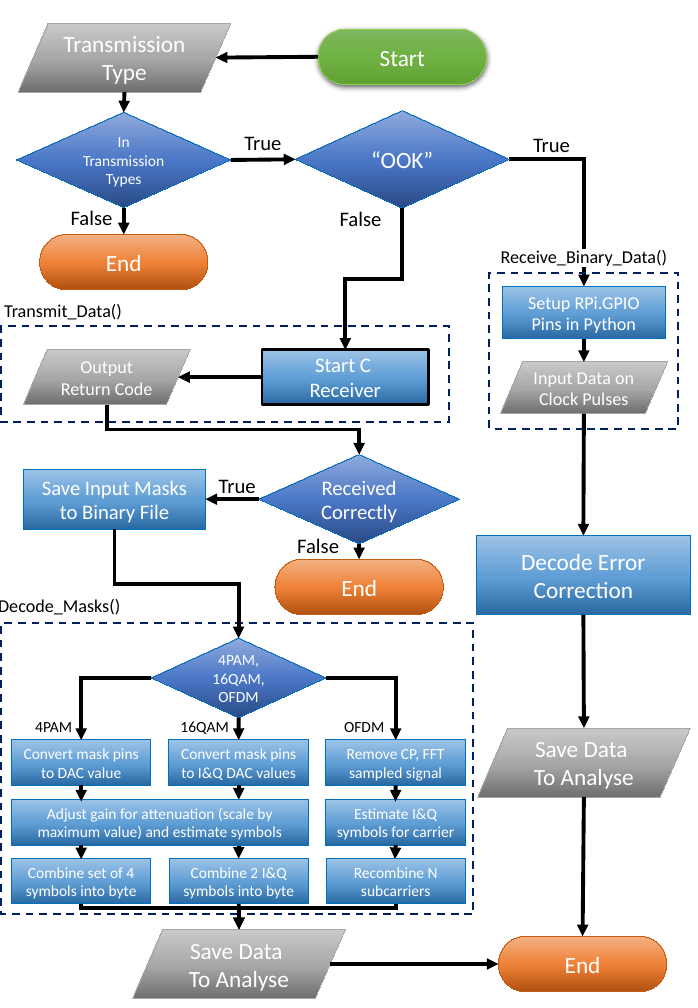
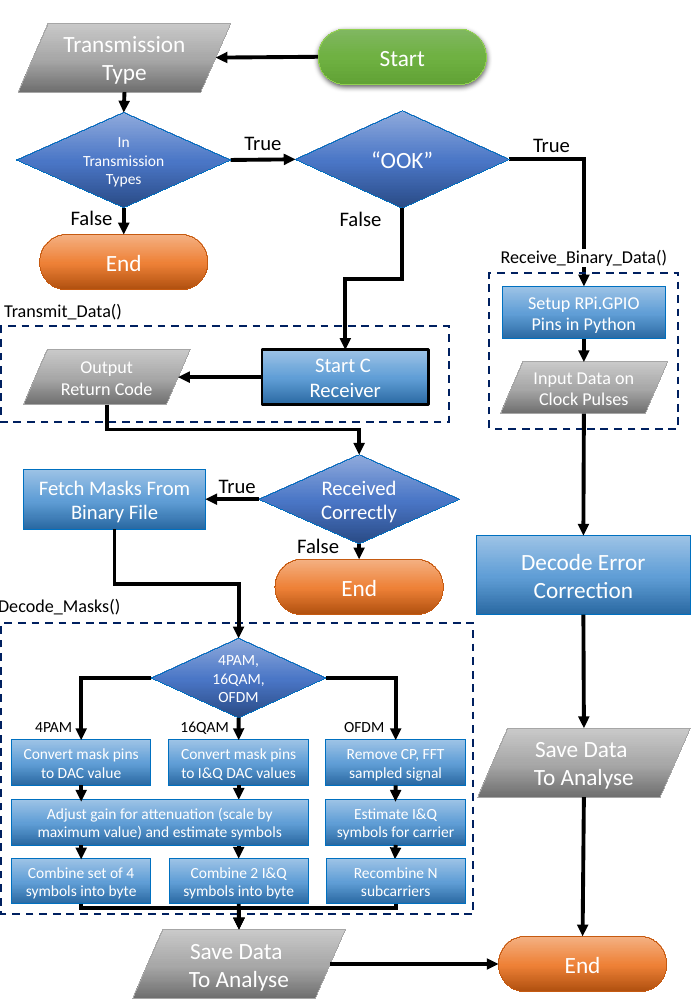
Before and after one commit to jmpotter97/4YP_PiCom, a slide deck: slide 2 of Report/Sections/Diagrams/Flow Charts.pptx. Drawn at 698x1008 pixels with LibreOffice and Linux fonts; fonts in the diff are those of the drawing. Boxes give left, top, right and bottom in pixels: in the first picture for what was removed or moved away, otherwise in the second. Text is boxed around its words. In the diff, an @@ line names an element or a change of style, - is before the commit and + after.

```diff
--- a/Report/Sections/Diagrams/Flow Charts.pptx
+++ b/Report/Sections/Diagrams/Flow Charts.pptx
@@ text in rectangle at bbox=[39, 480, 191, 522]: text changed @@
-Save Input Masks
-to Binary File
+Fetch Masks From Binary File
```
Also in this commit, not shown: 18 other files.
